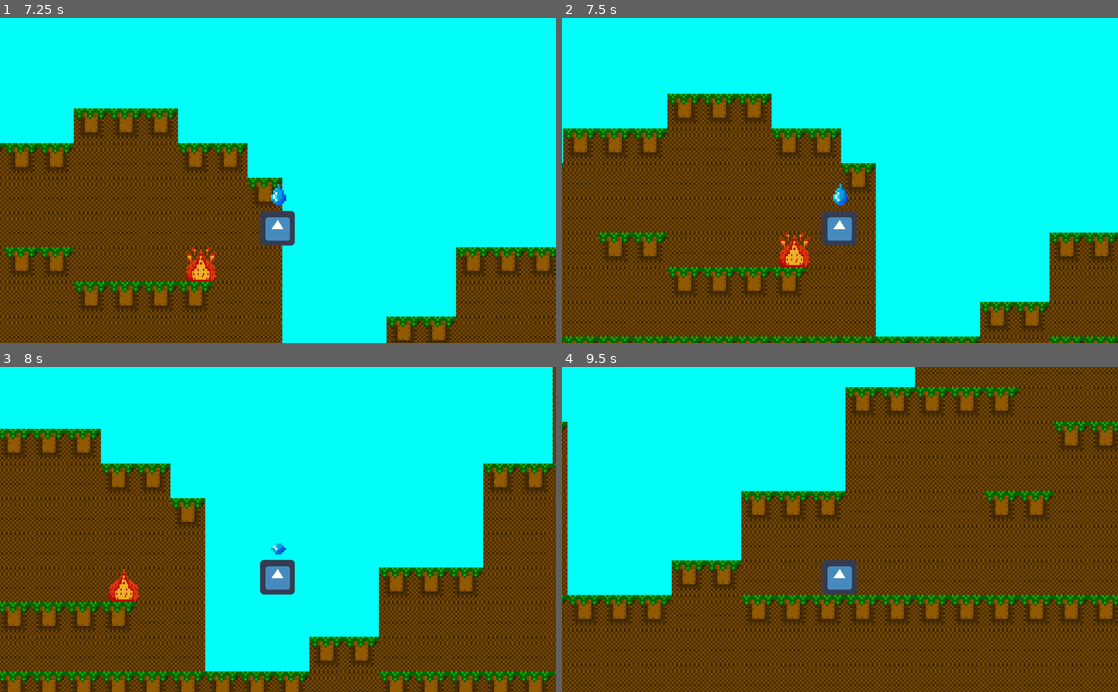
Above: before the commit, frames 1-4 (two rows, left to right).
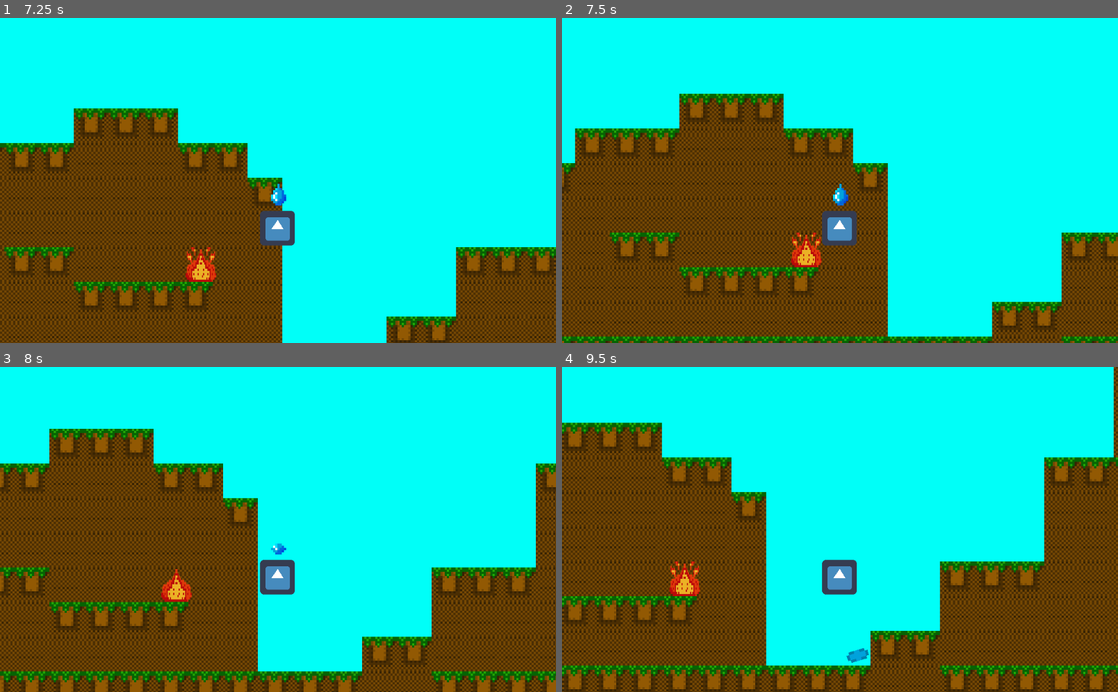
Above: after the commit, the same moments.

Repository: iloveusername/CodeOrCreateNerdsGame
Game: Godot game, scene res://Scenes/Test Scene.tscn
The game is run twice, just before and just after one commit, with the same random seed, the same clock (stepped at 60 frames per second) and the same inputs. The engine's default icon, where the game draws it, is replaced by a stand-in: a white triangle on a blue panel in a dark square.
Inputs (mouse positions are in pixels of both pictures, inside the frame that each line leads up to):
- Up to frame 1 (7.25 s): move the mouse to (400, 164) at 0.52 s; press the mouse at (400, 164) at 0.53 s; hold Right (ui_right) 0.53-2.03 s; tap Space (ui_select) at 0.77, 1.52, 3.02, 3.77, 4.52, 6.02, 6.77 s; move the mouse to (166, 196) at 1.27 s; release the mouse at (166, 196) at 1.28 s; click (166, 196) at 1.35 s; move the mouse to (333, 109) at 2.02 s; press the mouse at (333, 109) at 2.03 s; hold Left (ui_left) 2.03-2.78 s; move the mouse to (250, 245) at 2.77 s; release the mouse at (250, 245) at 2.78 s; hold Right (ui_right) 2.78-4.28 s; click (250, 245) at 2.85 s; move the mouse to (444, 229) at 3.52 s; press the mouse at (444, 229) at 3.53 s; move the mouse to (111, 131) at 4.27 s; release the mouse at (111, 131) at 4.28 s; hold Left (ui_left) 4.28-5.03 s; click (111, 131) at 4.35 s; move the mouse to (305, 180) at 5.02 s; press the mouse at (305, 180) at 5.03 s; hold Right (ui_right) 5.03-5.78 s; move the mouse to (194, 99) at 5.77 s; release the mouse at (194, 99) at 5.78 s; hold Left (ui_left) from 5.78 s (still down); click (194, 99) at 5.85 s; move the mouse to (400, 164) at 6.52 s; press the mouse at (400, 164) at 6.53 s
- Up to frame 2 (7.5 s): move the mouse to (728, 196) at 7.27 s; release Left (ui_left) at 7.28 s; release the mouse at (728, 196) at 7.28 s; hold Right (ui_right) from 7.28 s (still down); click (728, 196) at 7.35 s
- Up to frame 3 (8 s): keep holding Right (ui_right); tap Space (ui_select) at 7.52 s
- Up to frame 4 (9.5 s): keep holding Right (ui_right); move the mouse to (895, 458) at 8.02 s; press the mouse at (895, 458) at 8.03 s; move the mouse to (812, 594) at 8.77 s; release the mouse at (812, 594) at 8.78 s; click (812, 594) at 8.85 s; tap Space (ui_select) at 9.02 s

Frame 1 is identical in both runs. In frame 2, 23% of the frame differs, in the area x 0-100%, y 23-100%; in frame 3, 31%; in frame 4, 69%, in the area x 0-100%, y 0-100%.

Commit message:
Update Player.gd

Diff:
--- a/Scripts/Player.gd
+++ b/Scripts/Player.gd
@@ -118,5 +118,5 @@
 		hit_knockback()
 
 func hit_knockback():
-	motion.x = ENEMYKICKBACK
+	motion.x = -ENEMYKICKBACK * facingDir
 	motion.y = -ENEMYKICKBACK/3
